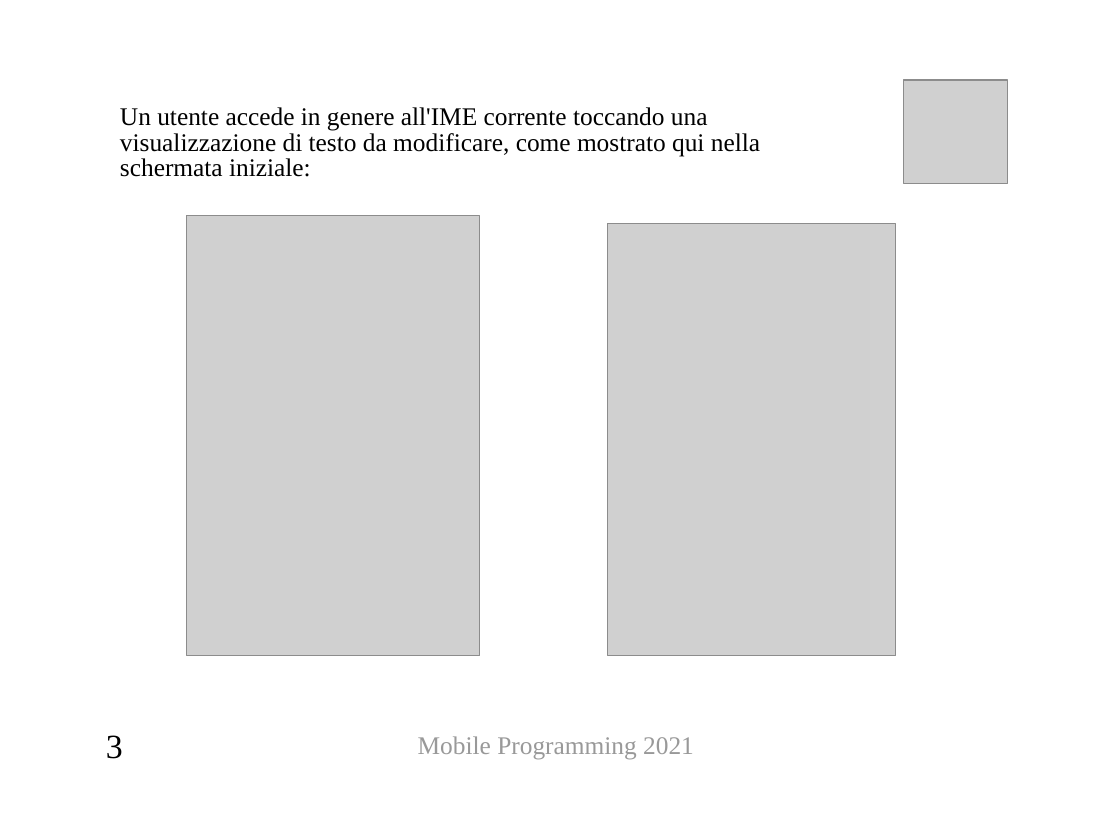
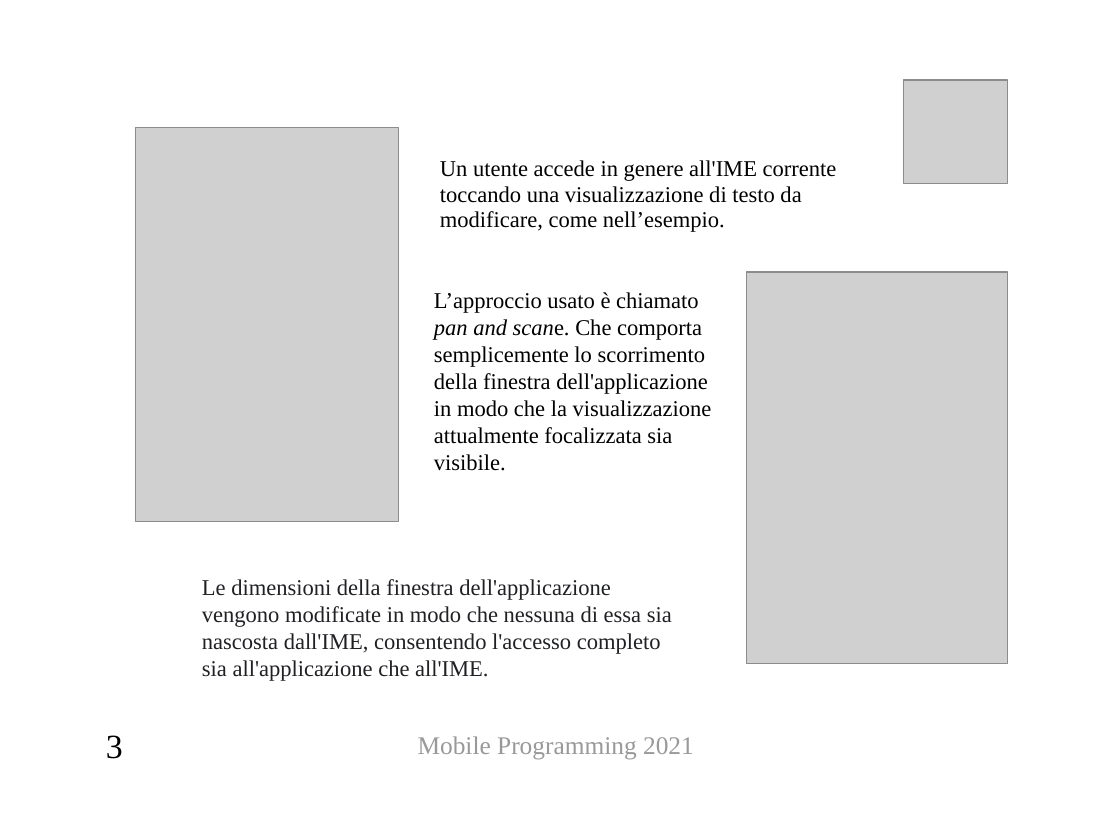
Before and after one commit to MagliariElio/Mobile-Programming, a slide deck: slide 3 of esonero/presentazioneElio.pptx. Drawn at 1120x840 pixels with LibreOffice and Linux fonts; fonts in the diff are those of the drawing; grey boxes stand for pictures; background and template pictures are left out. Boxes give left, top, right and bottom in pixels: in the first picture for what was removed or moved away, otherwise in the second. Text is boxed around its words. In the diff, an @@ line names an element or a change of style, - is before the commit and + after.

```diff
--- a/esonero/presentazioneElio.pptx
+++ b/esonero/presentazioneElio.pptx
@@ picture added at bbox=[136, 128, 398, 522] @@
@@ text at bbox=[440, 160, 837, 232]: text changed; size 18 to 16 pt @@
-Un utente accede in genere all'IME corrente toccando una visualizzazione di testo da modificare, come mostrato qui nella schermata iniziale:
+Un utente accede in genere all'IME corrente toccando una visualizzazione di testo da modificare, come nell’esempio.
@@ picture removed at bbox=[187, 216, 481, 657] @@
@@ picture removed at bbox=[608, 224, 895, 656] @@
@@ text added at bbox=[434, 292, 712, 471], 16 pt, text #000000 @@
+L’approccio usato è chiamato pan and scane. Che comporta semplicemente lo scorrimento della finestra dell'applicazione in modo che la visualizzazione attualmente focalizzata sia visibile.
@@ picture added at bbox=[747, 272, 1008, 665] @@
@@ text added at bbox=[202, 579, 672, 681], 16 pt, text #202124 @@
+Le dimensioni della finestra dell'applicazione vengono modificate in modo che nessuna di essa sia nascosta dall'IME, consentendo l'accesso completo sia all'applicazione che all'IME.
```
Also in this commit, not shown: 2 other slides changed, 11 slides added, 1 other file.
